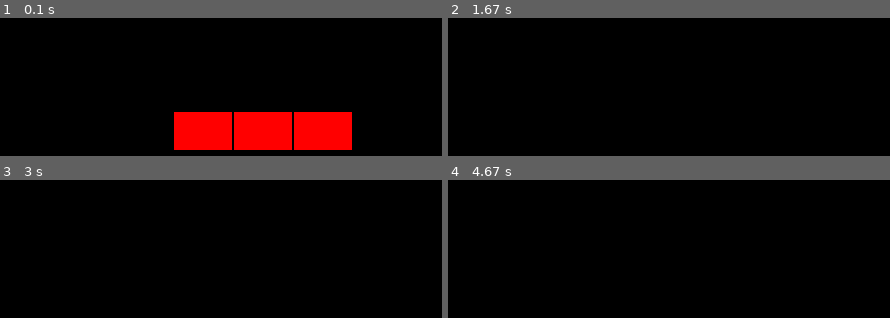
Above: before the commit, frames 1-4 (two rows, left to right).
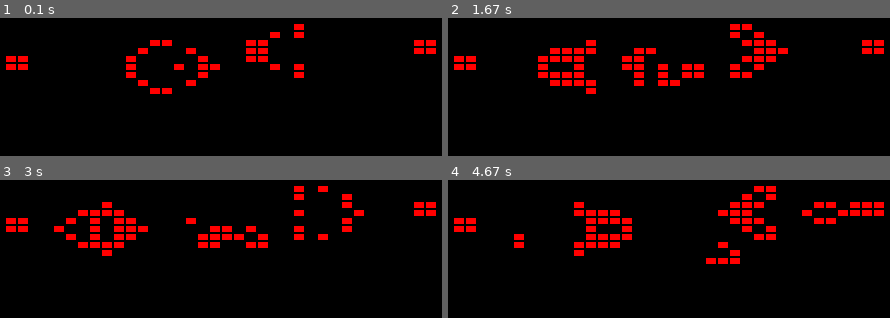
Above: after the commit, the same moments.

Repository: matheusgomes28/pygame-life
Game: pygame game, started from pygame_life.py
The game is run twice, just before and just after one commit, with the same random seed, the same clock (stepped at 60 frames per second) and the same inputs.
Inputs:
- Up to frame 1 (0.1 s): no input
- Up to frame 2 (1.67 s): no input
- Up to frame 3 (3 s): no input
- Up to frame 4 (4.67 s): no input

The runs differ from the first frame. In frame 1, 14% of the frame differs, in the area x 1-99%, y 4-96%; in frame 2, 6.0%; in frame 3, 5.5%; in frame 4, 5.9%.

Commit message:
Cleaned up some code, added example gliders and fixed the game.

Diff:
--- /dev/null
+++ b/example_grids.py
@@ -0,0 +1,5 @@
+from grid_defs import Dim, Grid
+gosper_glider = Grid(Dim(50, 50), {(22, 8), (12, 7), (36, 7), (17, 9), (11, 8), (1, 9), (25, 4), (2, 8), (16, 7),
+                                   (25, 10), (21, 6), (23, 9), (14, 6), (36, 6), (22, 7), (14, 12), (17, 8), (11, 10),
+                                   (25, 9), (35, 7), (1, 8), (18, 9), (22, 6), (21, 8), (23, 5), (12, 11), (17, 10),
+                                   (11, 9), (35, 6), (25, 5), (2, 9), (13, 6), (13, 12), (15, 9), (16, 11), (21, 7)})
--- /dev/null
+++ b/grid_defs.py
@@ -0,0 +1,4 @@
+from collections import namedtuple
+
+Dim = namedtuple("Dimension", ["width", "height"])
+Grid = namedtuple("Grid", ["dim", "cells"])
--- a/pygame_life.py
+++ b/pygame_life.py
@@ -2,21 +2,15 @@
 import sys
 import time
 
-from collections import namedtuple
 from copy import deepcopy
+from example_grids import gosper_glider
 
-Point = namedtuple("Point", ["x", "y"])
-Dim = namedtuple("Dimension", ["width", "height"])
-Grid = namedtuple("Grid", ["dim", "cells"])
-
-def make_grid(width, height):
-    return Grid(Dim(width, height), set())
-
-def init_graphics(settings):
+def init_graphics(width, height):
 
     pygame.init()
-    screen = pygame.display.set_mode((settings["window_width"], settings["window_height"]))
+    screen = pygame.display.set_mode((width, height))
     return screen
+
 
 def draw_grid(screen, grid):
 
@@ -27,86 +21,58 @@
         rect = pygame.Rect(x*cell_width+2, y*cell_height+2, cell_width-2, cell_height-2)
         pygame.draw.rect(screen, (255, 0, 0), rect)
 
-def in_range(grid, x, y):
-    return x >= 0 and x < grid.dim.x and y >= 0 and y < grid.dim.y
 
-def get_neighbours(grid, x, y):
-    width = grid.dim.width
-    height = grid.dim.height
+def get_alive_neighbours(grid, x, y):
 
     dirs = [(-1, -1), (0, -1), (1, -1), (-1,  0), (1,  0), (-1, 1), (0, 1), (1, 1)]
     positions = [(x + xAdd, y + yAdd) for xAdd, yAdd in dirs]
-    return [(pos[0], pos[1]) for pos in positions if pos in grid.cells]
+    return set([(pos[0], pos[1]) for pos in positions if pos in grid.cells])
 
-def check_dead(neighbours):
-    num_neighbours = len(neighbours)
-    return num_neighbours < 2 or num_neighbours > 3
 
-def check_alive(neighbours):
-    num_neighbours = len(neighbours)
-    return num_neighbours == 3
+def get_dead_neighbours(grid, x, y):
 
-def set_cell(grid, x, y):
-    grid.cells.add((x, y))
+    dirs = [(-1, -1), (0, -1), (1, -1), (-1,  0), (1,  0), (-1, 1), (0, 1), (1, 1)]
+    positions = [(x + xAdd, y + yAdd) for xAdd, yAdd in dirs]
+    return set([(pos[0], pos[1]) for pos in positions if pos not in grid.cells])
 
-def unset_cell(grid, x, y):
-    grid.cells.remove((x, y))
 
 def update_grid(grid):
     new_grid = deepcopy(grid)
-
     undead = {}
 
-    # Check if alive cells need to die
     for (x, y) in grid.cells:
-        neighbours = get_neighbours(grid, x, y)
-        if len(neighbours) < 2 or len(neighbours) > 3:
-            unset_cell(new_grid, x, y)
+        alive_neighbours = get_alive_neighbours(grid, x, y)
+        if len(alive_neighbours) < 2 or len(alive_neighbours) > 3:
+            new_grid.cells.remove((x, y))
 
-        for pos in neighbours:
-            if pos in undead:
+        for pos in get_dead_neighbours(grid, x, y):
+            if pos in undead.keys():
                 undead[pos] += 1
             else:
                 undead[pos] = 1
-        print("!!!", undead)
 
     for k, v in undead.items():
         if v == 3:
-            set_cell(new_grid, k[0], k[1])
-
+            new_grid.cells.add((k[0], k[1]))
 
     return new_grid
 
 
 if __name__ == "__main__":
 
-    settings = {
-        "window_width": 600,
-        "window_height": 400,
-    }
-
-    colours = {
-        "black": (0, 0, 0)
-    }
-
-    grid = make_grid(10, 10)
-    set_cell(grid, 3, 3)
-    set_cell(grid, 4, 3)
-    set_cell(grid, 5, 3)
-
-    screen = init_graphics(settings)
+    grid = gosper_glider
+    screen = init_graphics(600, 400)
+    print(grid)
 
     while True:
         for event in pygame.event.get():
             if event.type == pygame.QUIT:
                 sys.exit(0)
 
-        screen.fill(colours["black"])
+        screen.fill((0, 0, 0))
 
         draw_grid(screen, grid)
         grid = update_grid(grid)
         pygame.display.flip()
 
-        time.sleep(0.5)
-
-    print("bye bye!")
+        time.sleep(0.2)
